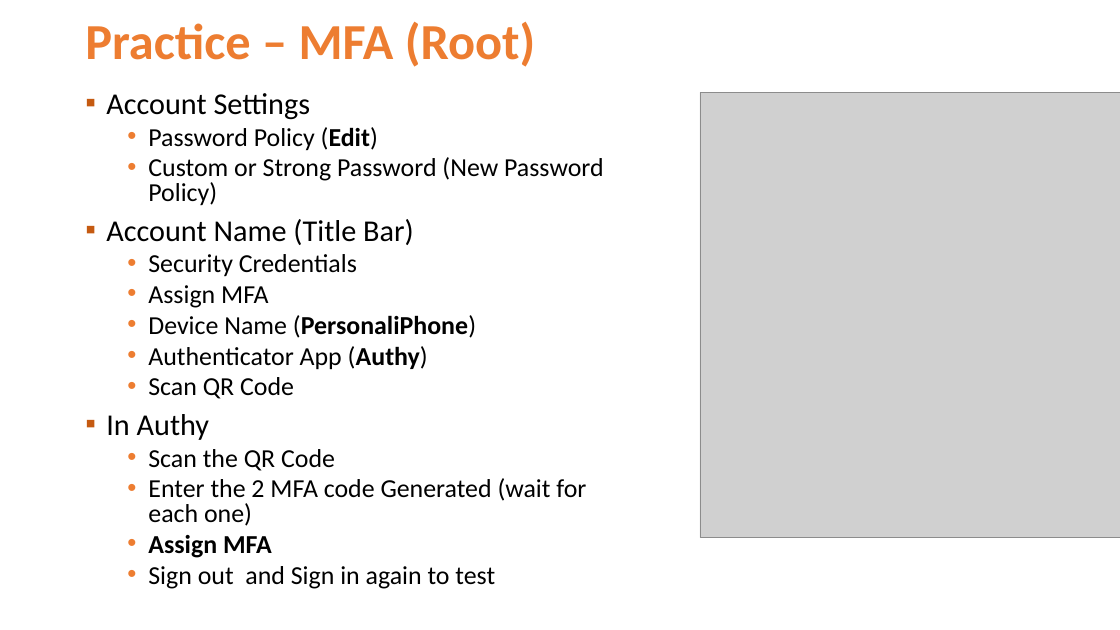
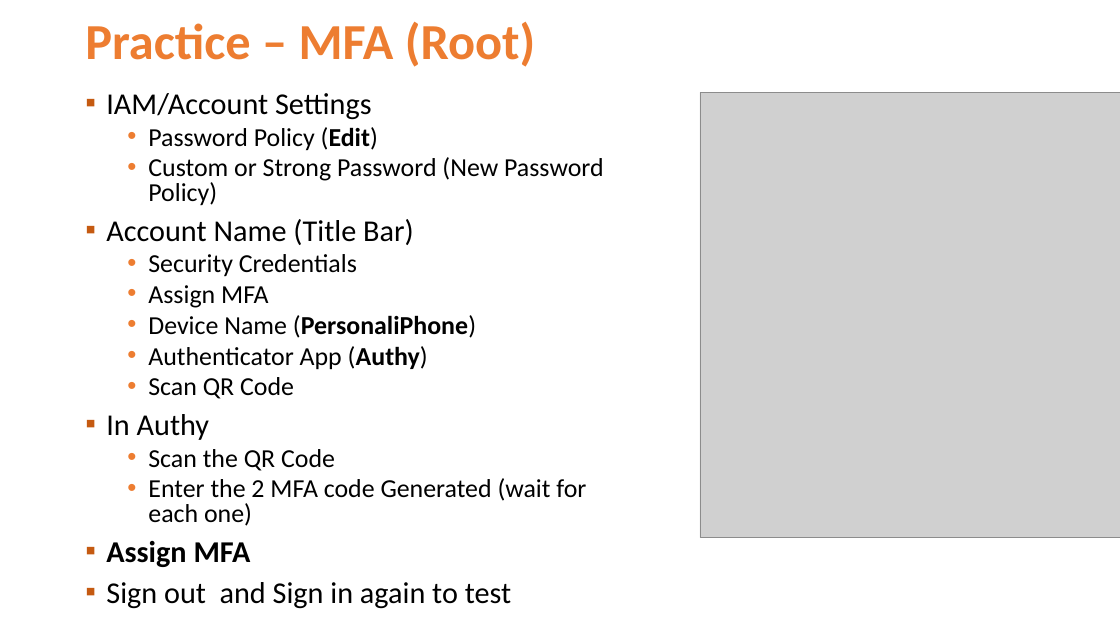
Before and after one commit to Jucer74/ArchitectureMaster, a slide deck: slide 15 of Classes/04-IAM-IdentityandAccessManagement/ArchitectureMaster-04-IAM-IdentityandAccessManagement.pptx. Drawn at 1120x630 pixels with LibreOffice and Linux fonts; fonts in the diff are those of the drawing; grey boxes stand for pictures; background and template pictures are left out. Boxes give left, top, right and bottom in pixels: in the first picture for what was removed or moved away, otherwise in the second. Text is boxed around its words. In the diff, an @@ line names an element or a change of style, - is before the commit and + after.

```diff
--- a/Classes/04-IAM-IdentityandAccessManagement/ArchitectureMaster-04-IAM-IdentityandAccessManagement.pptx
+++ b/Classes/04-IAM-IdentityandAccessManagement/ArchitectureMaster-04-IAM-IdentityandAccessManagement.pptx
@@ text at [106, 93, 372, 120]: text changed @@
-▪ Account Settings
+▪ IAM/Account Settings
@@ text at [106, 541, 511, 609]: size 22.2 to 25.9 pt in "Assign MFA", "Sign out and Sign in again to ..."; bullet • to ▪; list level 2 to 1 in "Assign MFA"; bullet colour #ED7D31 to #C55A11; list level 2 to 1 in "Sign out and Sign in ..." @@
```
